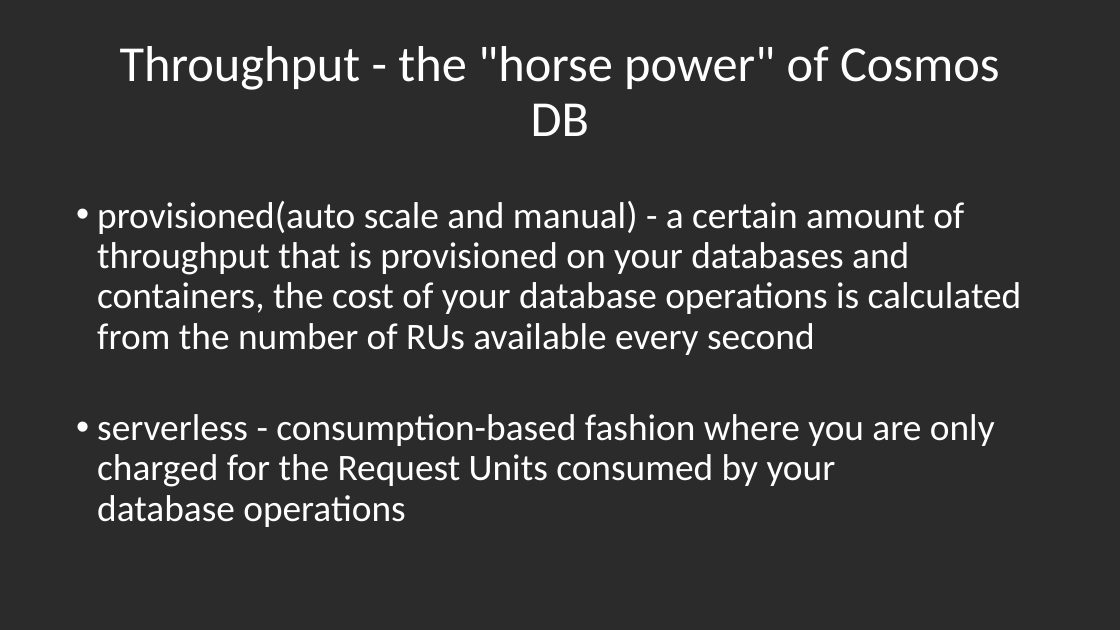
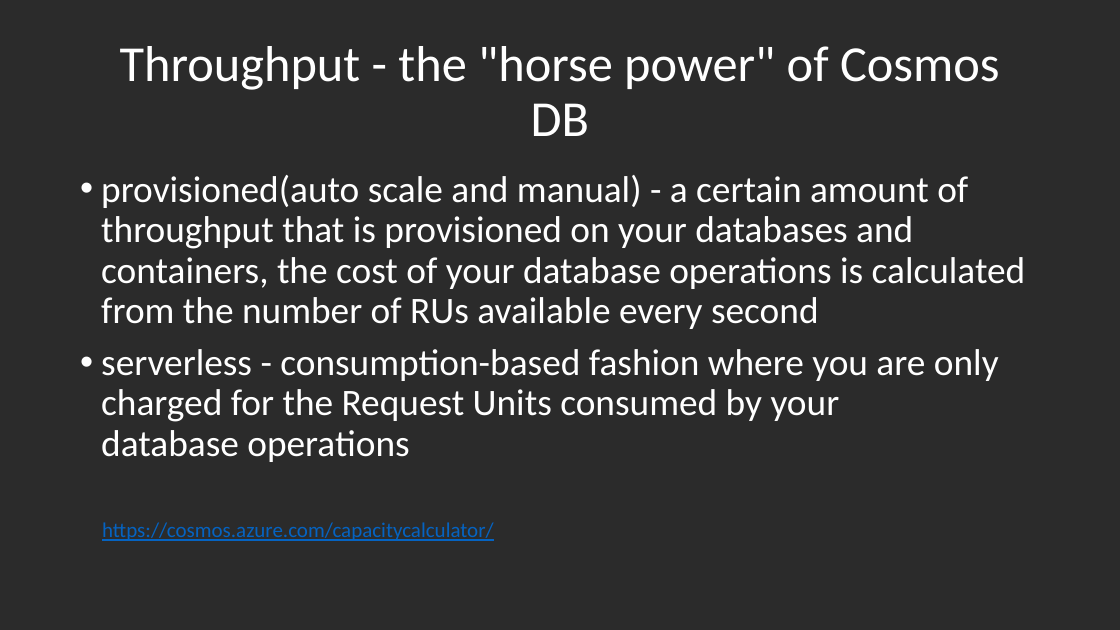
Before and after one commit to GoShow/CosmosDBDemo, a slide deck: slide 10 of Cosmos DB for C# developers.pptx (slide 17 before the commit). Drawn at 1120x630 pixels with LibreOffice and Linux fonts; fonts in the diff are those of the drawing; background and template pictures are left out; a plain dark background stands for a picture behind light text. Boxes give left, top, right and bottom in pixels: in the first picture for what was removed or moved away, otherwise in the second. Text is boxed around its words. In the diff, an @@ line names an element or a change of style, - is before the commit and + after.

```diff
--- a/Cosmos DB for C# developers.pptx
+++ b/Cosmos DB for C# developers.pptx
@@ text "provisioned(auto scale and manual) - ..." rewrapped from [97,201,1022,527] to [101,175,1026,462] @@
@@ text added at [102,522,494,541], 18 pt, text #0563C1, underline @@
+https://cosmos.azure.com/capacitycalculator/
```
Also in this commit, not shown: 5 other slides changed.
